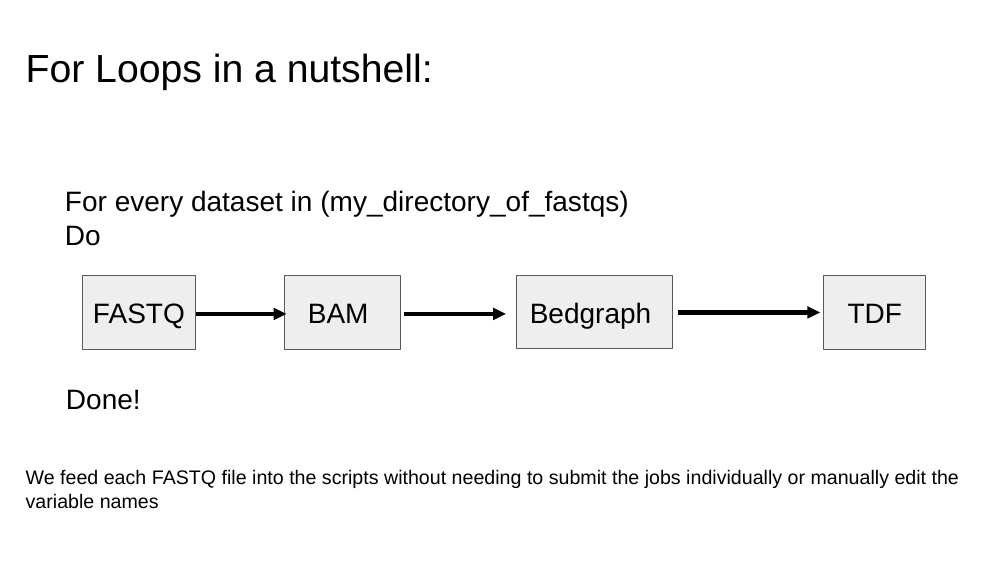
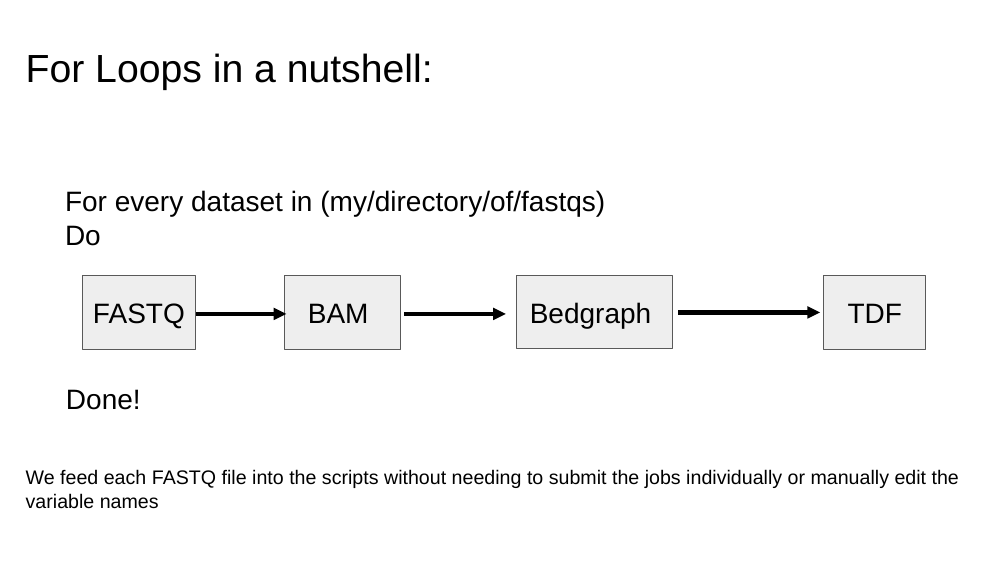
Before and after one commit to Dowell-Lab/srworkshop, a slide deck: slide 7 of day05/slides/Day5_slides.pptx (slide 4 before the commit). Drawn at 1008x567 pixels with LibreOffice and Linux fonts; fonts in the diff are those of the drawing. Boxes give left, top, right and bottom in pixels: in the first picture for what was removed or moved away, otherwise in the second. Text is boxed around its words. In the diff, an @@ line names an element or a change of style, - is before the commit and + after.

```diff
--- a/day05/slides/Day5_slides.pptx
+++ b/day05/slides/Day5_slides.pptx
@@ text at bbox=[65, 190, 605, 216]: text changed @@
-For every dataset in (my_directory_of_fastqs)
+For every dataset in (my/directory/of/fastqs)
```
Also in this commit, not shown: 3 other slides changed, 2 slides added, 1 other file.
